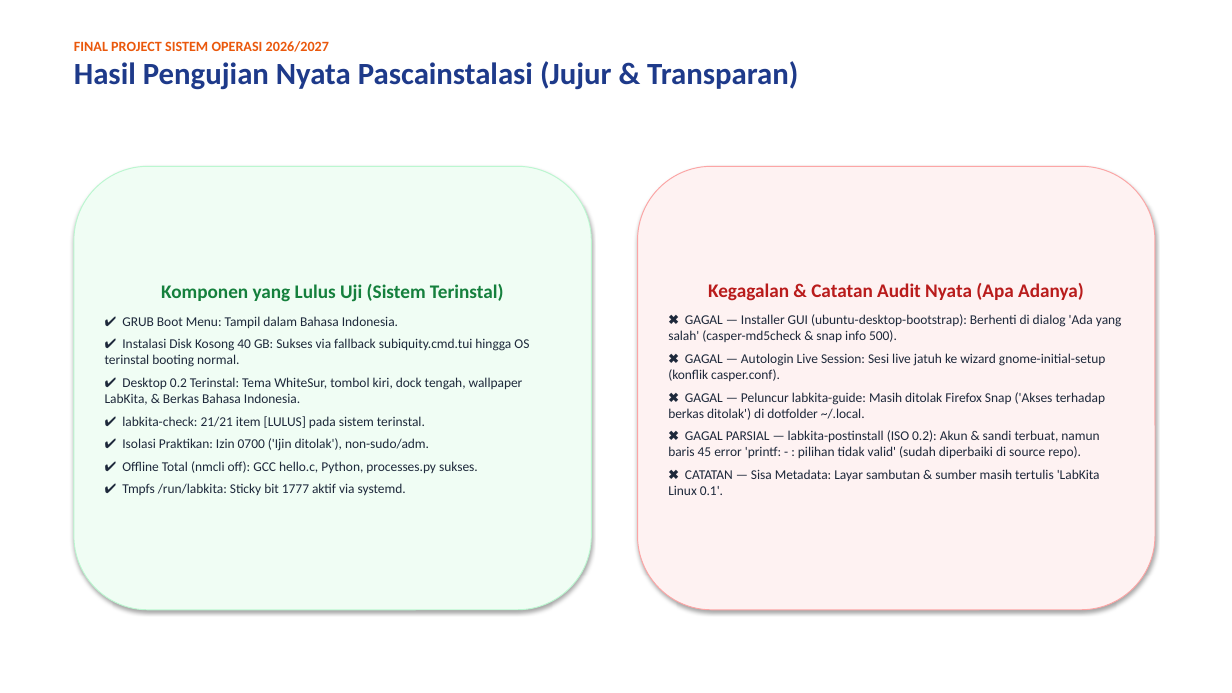
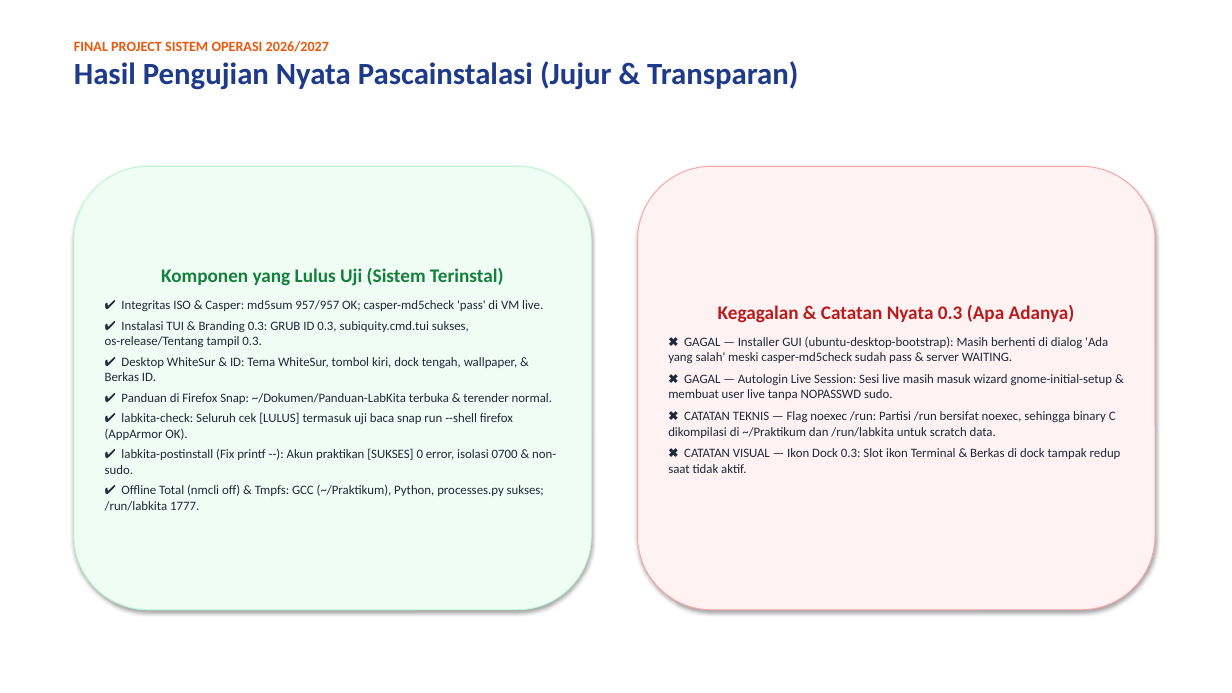
Before and after one commit to luvices/labkita, a slide deck: slide 7 of docs/presentation/labkita-presentation.pptx. Drawn at 1232x693 pixels with LibreOffice and Linux fonts; fonts in the diff are those of the drawing. Boxes give left, top, right and bottom in pixels: in the first picture for what was removed or moved away, otherwise in the second. Text is boxed around its words. In the diff, an @@ line names an element or a change of style, - is before the commit and + after.

Commit message:
docs(report): regenerate PDF report and PPTX slides with verified v0.3 data

```diff
--- a/docs/presentation/labkita-presentation.pptx
+++ b/docs/presentation/labkita-presentation.pptx
@@ text in rounded rectangle at bbox=[105, 300, 556, 511]: text changed; size 10.5 to 10 pt @@
-✔ GRUB Boot Menu: Tampil dalam Bahasa Indonesia.
-✔ Instalasi Disk Kosong 40 GB: Sukses via fallback subiquity.cmd.tui hingga OS terinstal booting normal.
-✔ Desktop 0.2 Terinstal: Tema WhiteSur, tombol kiri, dock tengah, wallpaper LabKita, & Berkas Bahasa Indonesia.
-✔ labkita-check: 21/21 item [LULUS] pada sistem terinstal.
-✔ Isolasi Praktikan: Izin 0700 ('Ijin ditolak'), non-sudo/adm.
-✔ Offline Total (nmcli off): GCC hello.c, Python, processes.py sukses.
-✔ Tmpfs /run/labkita: Sticky bit 1777 aktif via systemd.
+✔ Integritas ISO & Casper: md5sum 957/957 OK; casper-md5check 'pass' di VM live.
+✔ Instalasi TUI & Branding 0.3: GRUB ID 0.3, subiquity.cmd.tui sukses, os-release/Tentang tampil 0.3.
+✔ Desktop WhiteSur & ID: Tema WhiteSur, tombol kiri, dock tengah, wallpaper, & Berkas ID.
+✔ Panduan di Firefox Snap: ~/Dokumen/Panduan-LabKita terbuka & terender normal.
+✔ labkita-check: Seluruh cek [LULUS] termasuk uji baca snap run --shell firefox (AppArmor OK).
+✔ labkita-postinstall (Fix printf --): Akun praktikan [SUKSES] 0 error, isolasi 0700 & non-sudo.
+✔ Offline Total (nmcli off) & Tmpfs: GCC (~/Praktikum), Python, processes.py sukses; /run/labkita 1777.
@@ text in rounded rectangle at bbox=[668, 305, 1121, 473]: text changed; size 10.5 to 10 pt @@
-Kegagalan & Catatan Audit Nyata (Apa Adanya)
-✖ GAGAL — Installer GUI (ubuntu-desktop-bootstrap): Berhenti di dialog 'Ada yang salah' (casper-md5check & snap info 500).
-✖ GAGAL — Autologin Live Session: Sesi live jatuh ke wizard gnome-initial-setup (konflik casper.conf).
-✖ GAGAL — Peluncur labkita-guide: Masih ditolak Firefox Snap ('Akses terhadap berkas ditolak') di dotfolder ~/.local.
-✖ GAGAL PARSIAL — labkita-postinstall (ISO 0.2): Akun & sandi terbuat, namun baris 45 error 'printf: - : pilihan tidak valid' (sudah diperbaiki di source repo).
-✖ CATATAN — Sisa Metadata: Layar sambutan & sumber masih tertulis 'LabKita Linux 0.1'.
+Kegagalan & Catatan Nyata 0.3 (Apa Adanya)
+✖ GAGAL — Installer GUI (ubuntu-desktop-bootstrap): Masih berhenti di dialog 'Ada yang salah' meski casper-md5check sudah pass & server WAITING.
+✖ GAGAL — Autologin Live Session: Sesi live masih masuk wizard gnome-initial-setup & membuat user live tanpa NOPASSWD sudo.
+✖ CATATAN TEKNIS — Flag noexec /run: Partisi /run bersifat noexec, sehingga binary C dikompilasi di ~/Praktikum dan /run/labkita untuk scratch data.
+✖ CATATAN VISUAL — Ikon Dock 0.3: Slot ikon Terminal & Berkas di dock tampak redup saat tidak aktif.
```
Also in this commit, not shown: 9 other slides changed, 3 other files.
